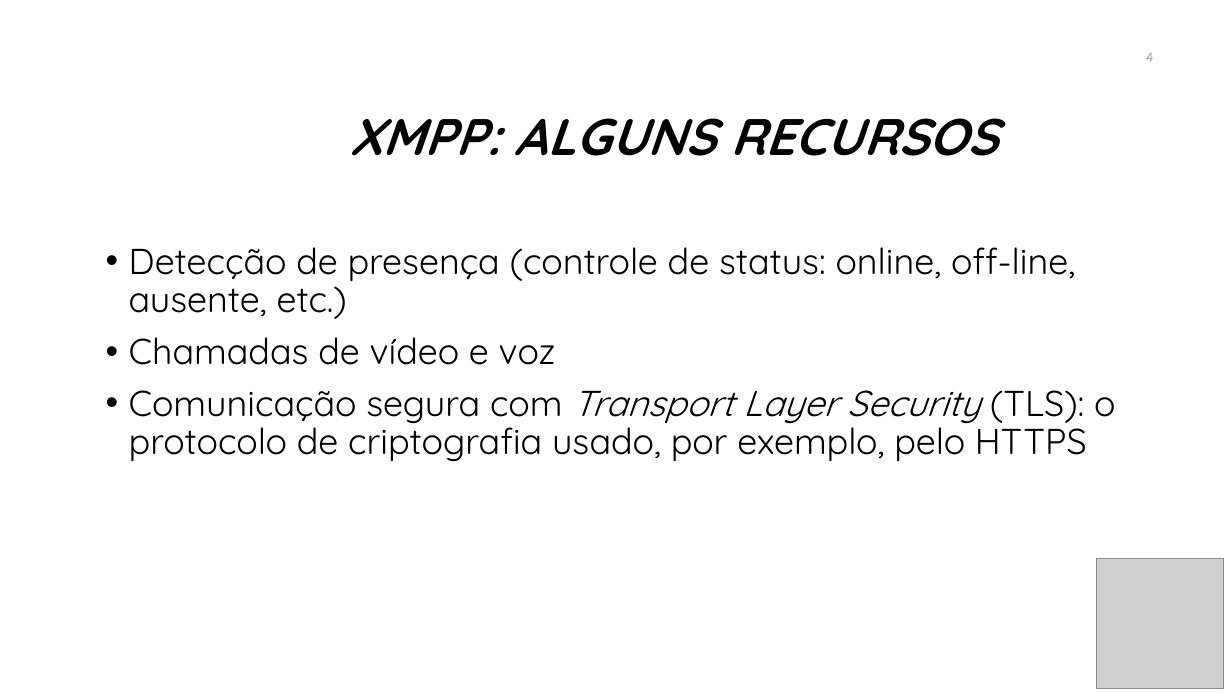
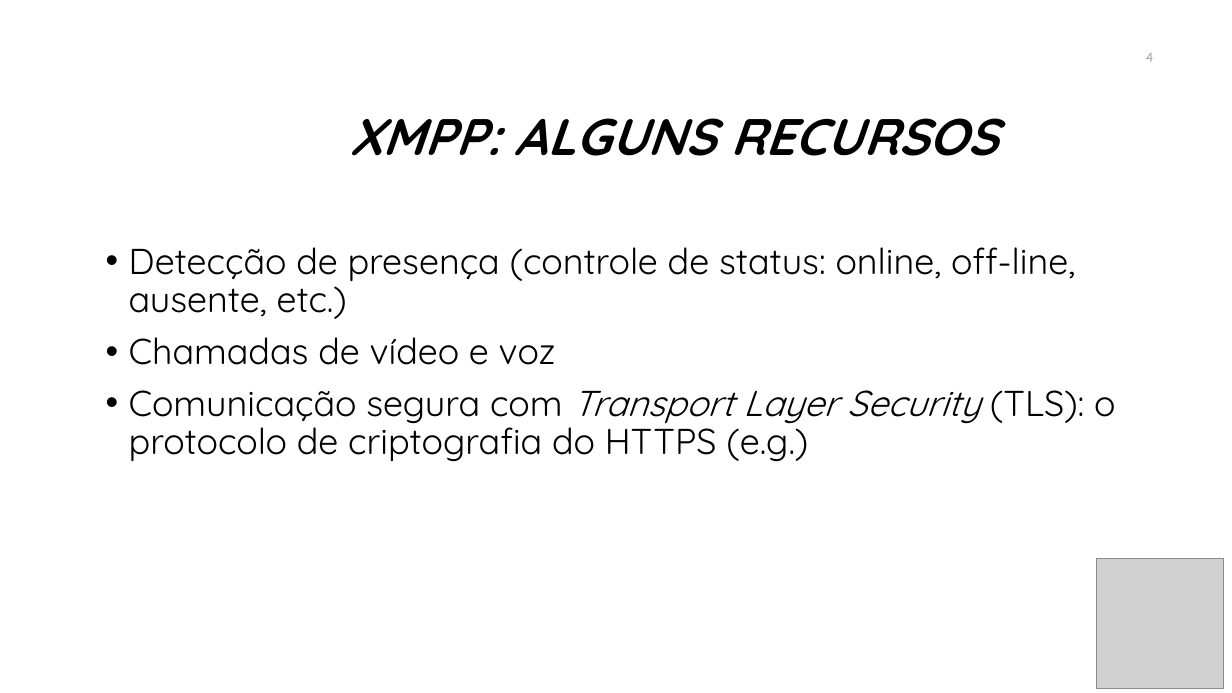
Before and after one commit to manoelcampos/sd-xmpp-chat-client, a slide deck: slide 4 of xmpp.pptx. Drawn at 1232x693 pixels with LibreOffice and Linux fonts; fonts in the diff are those of the drawing; grey boxes stand for pictures; background and template pictures are left out. Boxes give left, top, right and bottom in pixels: in the first picture for what was removed or moved away, otherwise in the second. Text is boxed around its words. In the diff, an @@ line names an element or a change of style, - is before the commit and + after.

Commit message:
Atualiza slides XMPP

```diff
--- a/xmpp.pptx
+++ b/xmpp.pptx
@@ text at <box>129,390,1115,462</box>: text changed @@
-• Comunicação segura com Transport Layer Security (TLS): o protocolo de criptografia usado, por exemplo, pelo HTTPS
+• Comunicação segura com Transport Layer Security (TLS): o protocolo de criptografia do HTTPS (e.g.)
```
Also in this commit, not shown: 18 other slides changed, 1 slide added.
